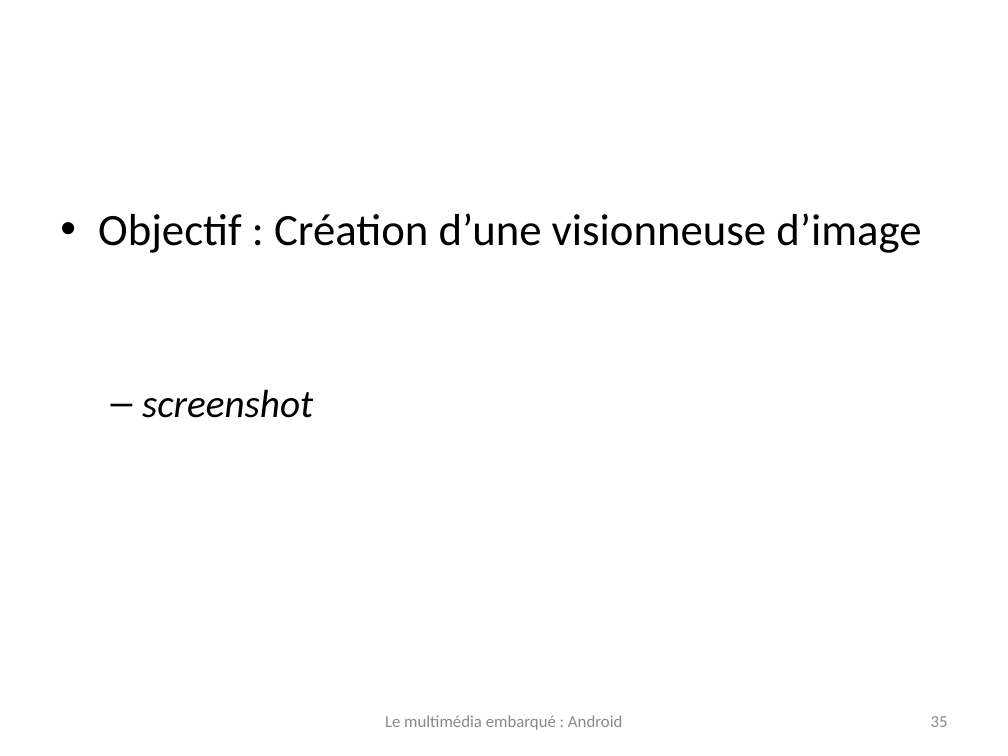
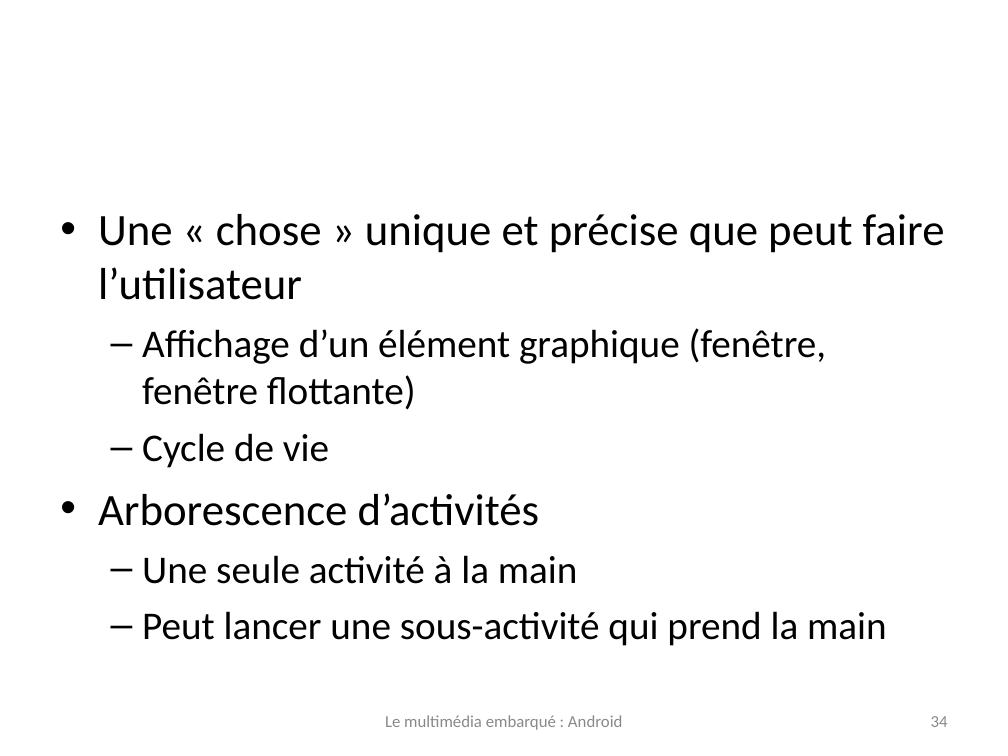
Before and after one commit to mediafire69/gzball, a slide deck: slide 34 of presentation/android2003.ppt (slide 35 before the commit). Drawn at 1008x756 pixels with LibreOffice and Linux fonts; fonts in the diff are those of the drawing; background and template pictures are left out. Boxes give left, top, right and bottom in pixels: in the first picture for what was removed or moved away, otherwise in the second. Text is boxed around its words. In the diff, an @@ line names an element or a change of style, - is before the commit and + after.

```diff
--- a/presentation/android2003.ppt
+++ b/presentation/android2003.ppt
@@ text at <box>98,214,945,646</box>: text changed; size 32 to 28 pt @@
-• Objectif : Création d’une visionneuse d’image
-  – screenshot
+• Une « chose » unique et précise que peut faire l’utilisateur
+  – Affichage d’un élément graphique (fenêtre, fenêtre flottante)
+  – Cycle de vie
+• Arborescence d’activités
+  – Une seule activité à la main
+  – Peut lancer une sous-activité qui prend la main
@@ page number at <box>931,716,948,727</box>: text changed @@
-35
+34
```
Also in this commit, not shown: 1 other slide changed, 4 slides added.
